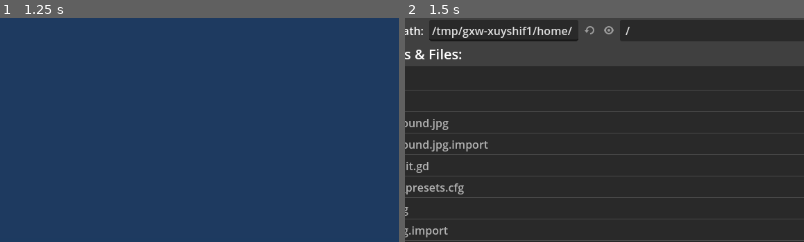
Above: before the commit, frames 1-2 (left to right).
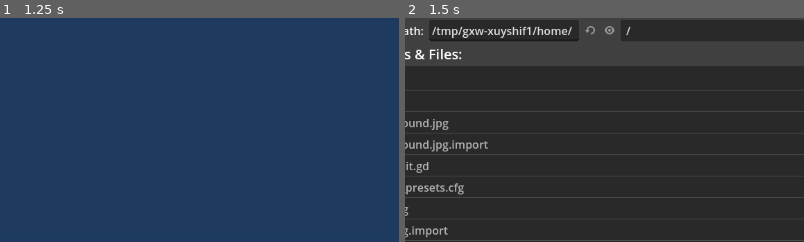
Above: after the commit, the same moments.

Repository: AsmLuna/godot-code-edit
Game: Godot game, scene res://main.tscn
Same seed, same stepped clock (60 frames per second), same inputs: the game is played once before the commit and once after it.
Inputs (mouse positions are % of the whole screen's width and height, from its top left):
- Up to frame 1 (1.25 s): click (50, 53) at 0.52 s; type "12" at 0.6 s
- Up to frame 2 (1.5 s): click "New" at 1.25 s
The pictures show only the part of the screen within x 28-78%, y 16-66%; the shares and areas given below are measured in that part.

Frame 1 is identical in both runs. In frame 2, less than 0.1% of the frame differs, in the area x 43-57%, y 3-10%.

Commit message:
Add files via upload

Diff:
--- a/main.tscn
+++ b/main.tscn
@@ -88,7 +88,9 @@
 title = ""
 position = Vector2i(325, 240)
 size = Vector2i(467, 95)
+ok_button_text = "Yes"
 dialog_text = "You have unsaved changes, are you sure you want to quit?"
+cancel_button_text = "No"
 
 [connection signal="text_changed" from="CodeEdit" to="." method="_on_code_edit_text_changed"]
 [connection signal="pressed" from="HBoxContainer/save" to="." method="_on_save_pressed"]
